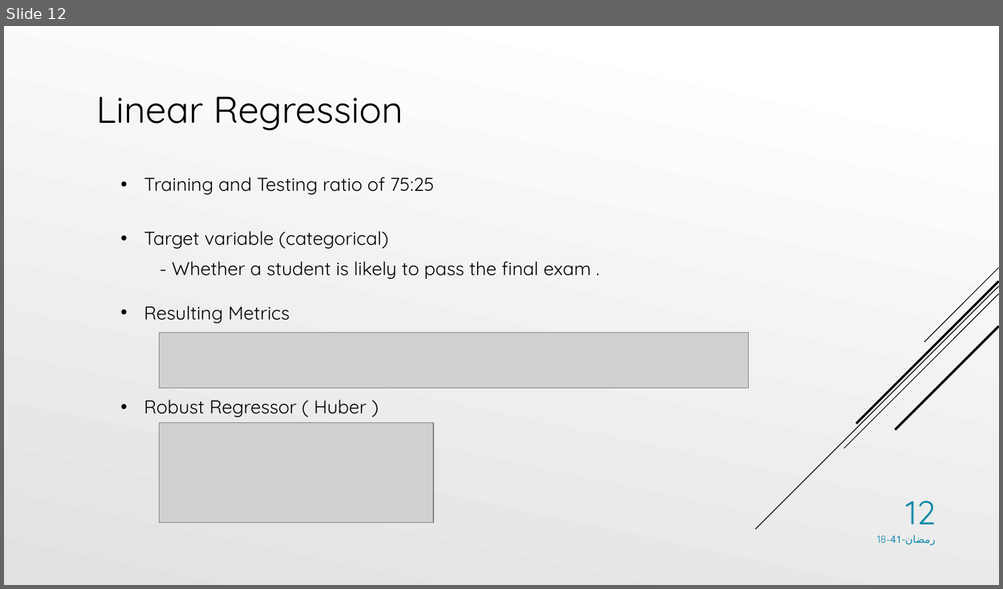
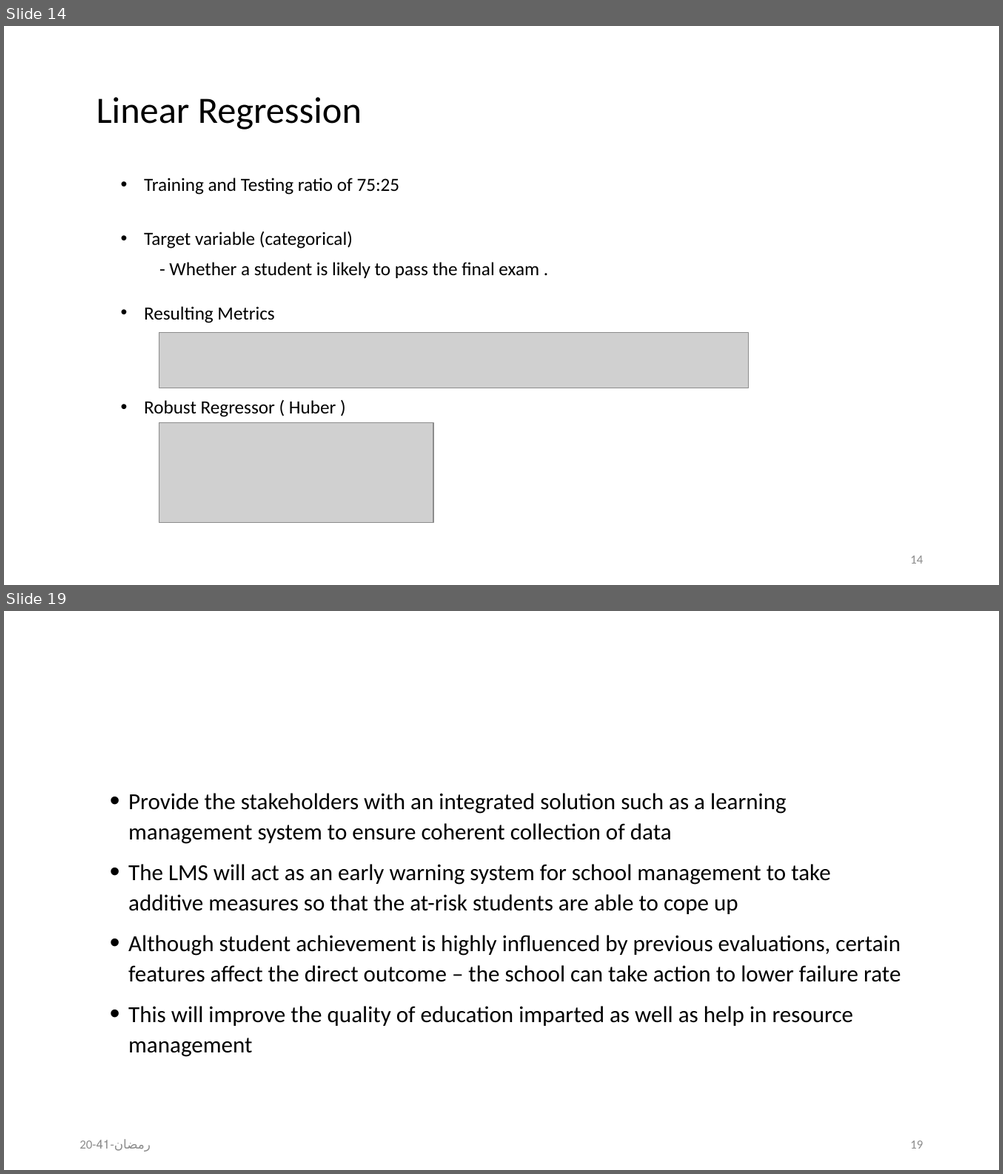
Before and after one commit to AdelAltuwaijri/StudentsPerformanceAnalysis, a slide deck: Student Performance Analysis Project.pptx. Shown one above the other, each under a label of ours: slide 12 before the commit, slides 14 and 19 after it; the slides between them are not shown. The pictures are 1003x589 and 1003x1174 pixels, drawn with LibreOffice and Linux fonts; fonts in the diff are those of the drawing; grey boxes stand for pictures. Boxes give left, top, right and bottom in pixels: in the first picture for what was removed or moved away, otherwise in the second. Text is boxed around its words. In the diff, an @@ line names an element or a change of style, - is before the commit and + after.

```diff
--- a/Student Performance Analysis Project.pptx
+++ b/Student Performance Analysis Project.pptx
@@ slide 19 added at <box>4,611,999,1170</box>, background #FFFFFF @@
@@ text added at <box>128,793,900,1057</box>, 22.2 pt, text #000000 @@
+• Provide the stakeholders with an integrated solution such as a learning management system to ensure coherent collection of data
+• The LMS will act as an early warning system for school management to take additive measures so that the at-risk students are able to cope up
+• Although student achievement is highly influenced by previous evaluations, certain features affect the direct outcome – the school can take action to lower failure rate
+• This will improve the quality of education imparted as well as help in resource management
@@ text added at <box>79,1139,151,1152</box>, 12 pt, text #8C8C8C @@
+20-رمضان-41
@@ page number added at <box>910,1141,922,1149</box>, 12 pt, text #8C8C8C @@
+19
@@ what was slide 12 is now slide 14 @@
@@ slide 14 changed as well @@
@@ background gradient #FFFFFF to #E1E1E1 to #FFFFFF @@
@@ font Quicksand to Calibri in 6 elements at <box>144,178,400,195</box>, <box>96,97,361,130</box>, <box>144,400,336,417</box>, <box>144,306,274,323</box>, <box>144,231,353,249</box>, <box>169,262,539,278</box> @@
@@ group removed at <box>755,268,999,530</box>: 5 lines @@
@@ page number removed at <box>905,501,935,525</box> @@
-12
@@ text removed at <box>876,535,935,546</box> @@
-18-رمضان-41
@@ page number added at <box>910,556,922,564</box>, 12 pt, text #8C8C8C @@
+14
```
Also in this commit, not shown: 12 other slides changed, 6 other slides added, 1 slide removed, 7 other files.
